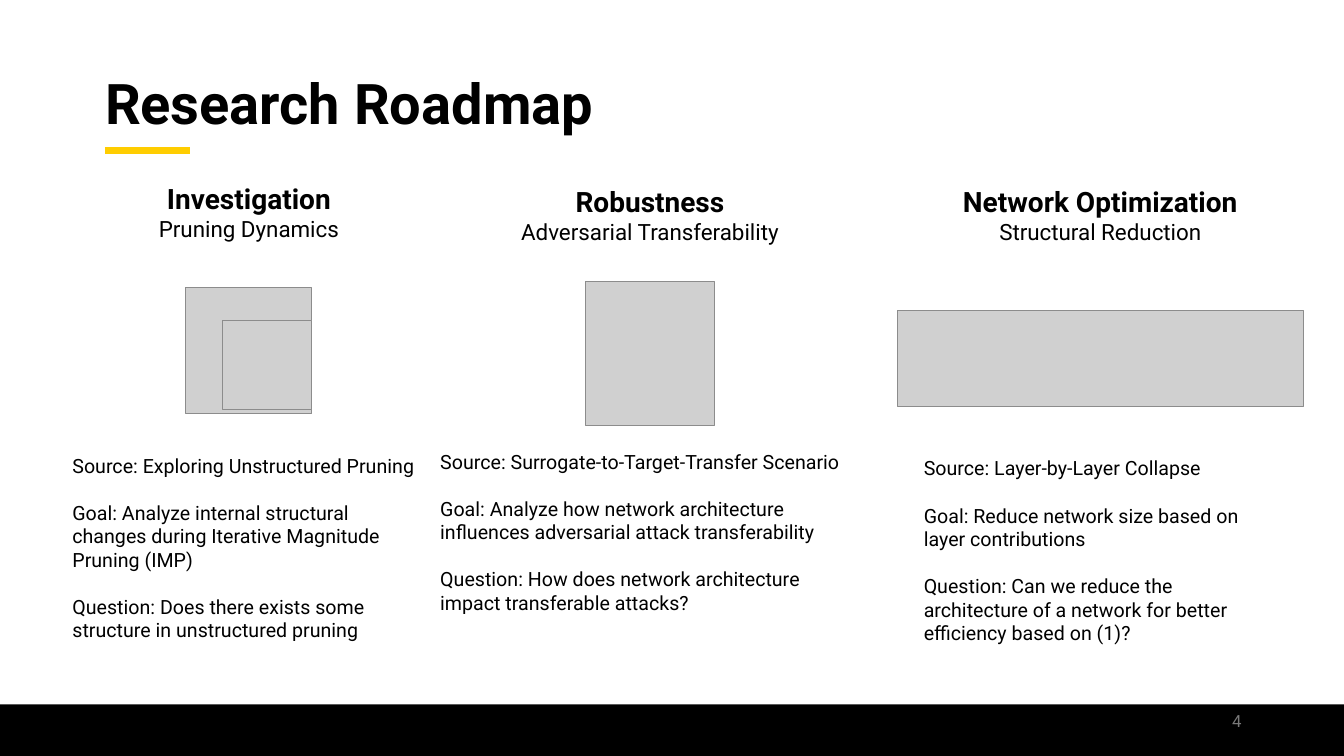
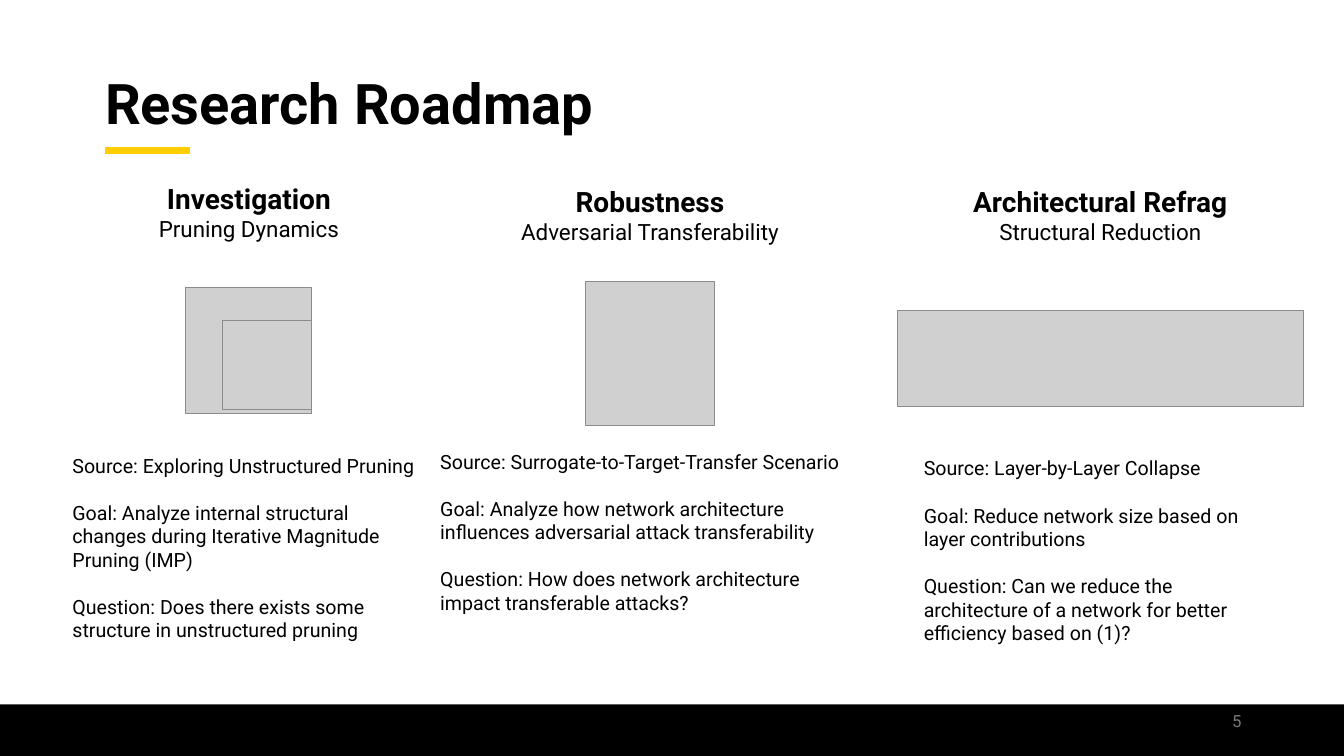
Before and after one commit to jamilgafur/Presentation, a slide deck: slide 5 of Presentation.pptx (slide 4 before the commit). Drawn at 1344x756 pixels with LibreOffice and Linux fonts; fonts in the diff are those of the drawing; grey boxes stand for pictures; background and template pictures are left out. Boxes give left, top, right and bottom in pixels: in the first picture for what was removed or moved away, otherwise in the second. Text is boxed around its words. In the diff, an @@ line names an element or a change of style, - is before the commit and + after.

```diff
--- a/Presentation.pptx
+++ b/Presentation.pptx
@@ text at box(973, 190, 1227, 218): text changed @@
-Network Optimization
+Architectural Refrag
@@ page number at box(1232, 715, 1241, 727): text changed @@
-4
+5
```
Also in this commit, not shown: 9 other slides changed, 7 slides added, 9 slides removed.
